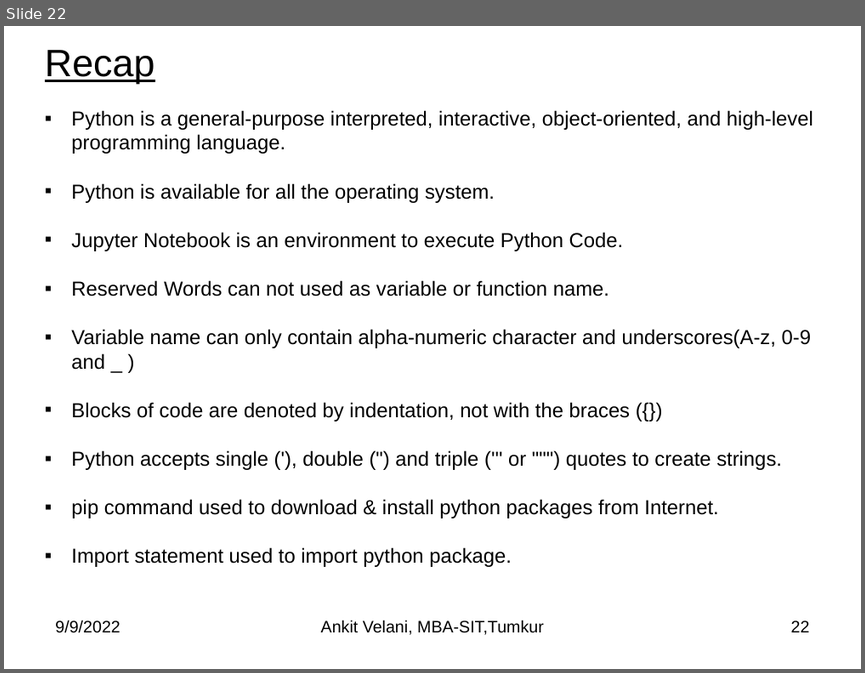
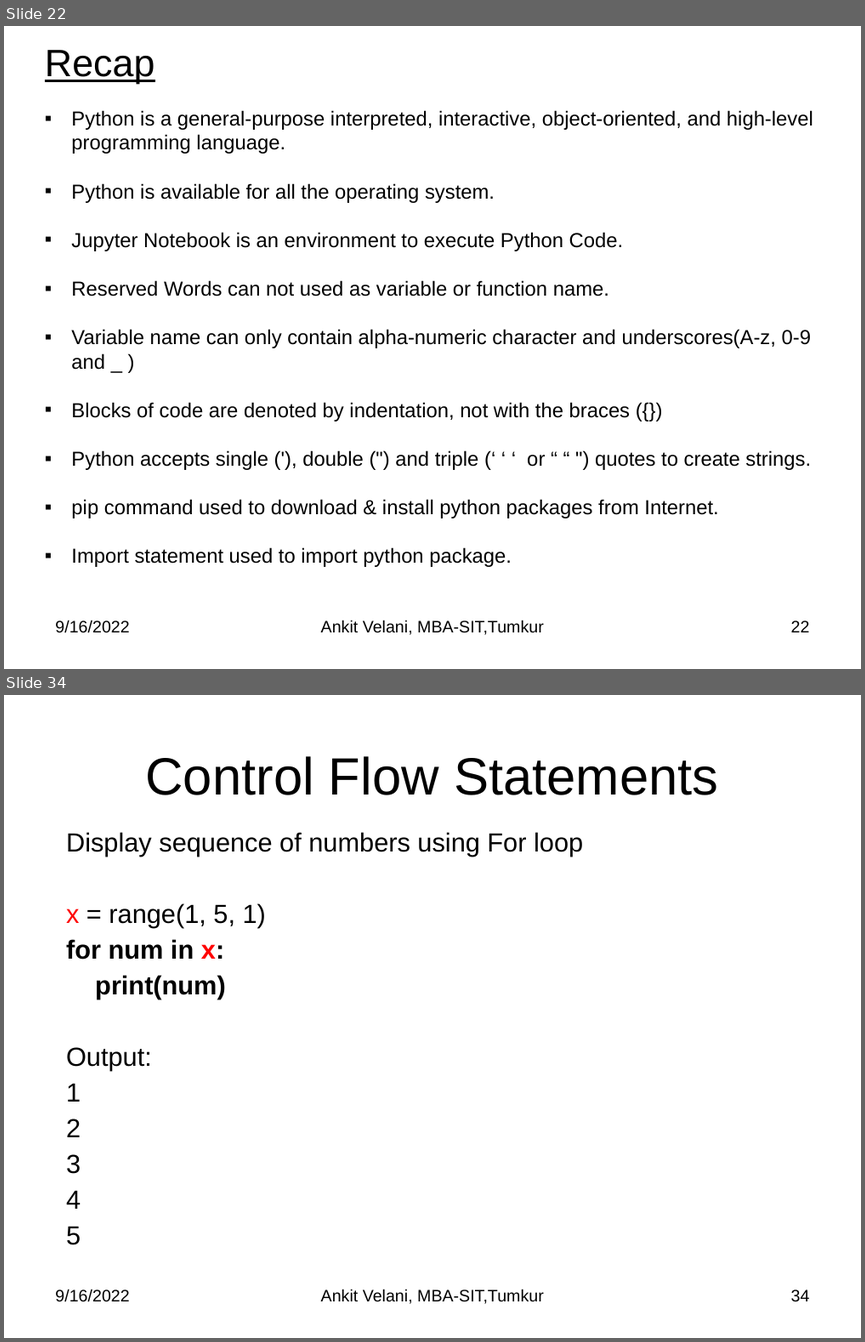
Before and after one commit to sitmbadept/sitmbadept.github.io, a slide deck: BDTM/Python/Unit-4-Python-Programming.pptx. Shown one above the other, each under a label of ours: slide 22 before the commit, slides 22 and 34 after it; the slides between them are not shown. The pictures are 865x673 and 865x1342 pixels, drawn with LibreOffice and Linux fonts; fonts in the diff are those of the drawing. Boxes give left, top, right and bottom in pixels: in the first picture for what was removed or moved away, otherwise in the second. Text is boxed around its words. In the diff, an @@ line names an element or a change of style, - is before the commit and + after.

```diff
--- a/BDTM/Python/Unit-4-Python-Programming.pptx
+++ b/BDTM/Python/Unit-4-Python-Programming.pptx
@@ slide 34 added at (4, 695, 861, 1338), background #FFFFFF @@
@@ title added at (145, 756, 718, 795), 44 pt, text #000000 @@
+Control Flow Statements
@@ text added at (66, 832, 583, 1245), 22 pt, text #000000 @@
+Display sequence of numbers using For loop
+x = range(1, 5, 1)
+for num in x:
+print(num)
+Output:
+1
+2
+3
+4
+5
@@ text added at (55, 1288, 129, 1302), 14 pt, text #000000 @@
+9/16/2022
@@ text added at (321, 1288, 544, 1304), 14 pt, text #000000 @@
+Ankit Velani, MBA-SIT,Tumkur
@@ page number added at (791, 1289, 810, 1302), 14 pt, text #000000 @@
+34
@@ slide 22 changed as well @@
@@ text at (71, 450, 811, 470): text changed @@
-▪ Python accepts single ('), double (") and triple (''' or """) quotes to create strings.
+▪ Python accepts single ('), double (") and triple (‘ ‘ ‘ or “ “ ") quotes to create strings.
@@ text at (55, 619, 129, 633): text changed @@
-9/9/2022
+9/16/2022
```
Also in this commit, not shown: 20 other slides changed, 41 other slides added, 1 other file.
